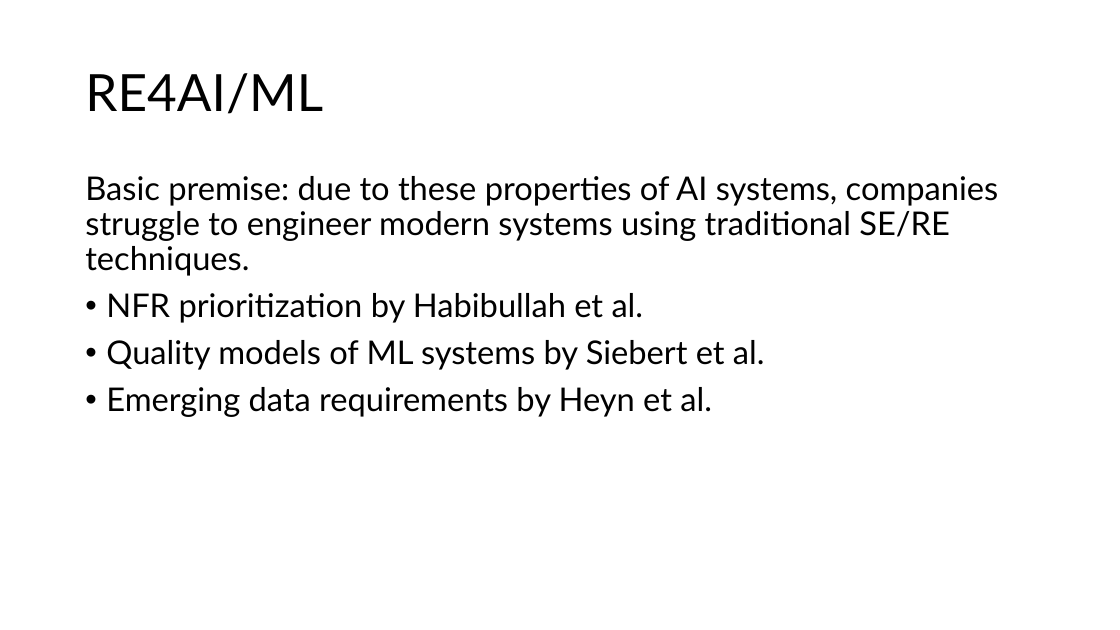
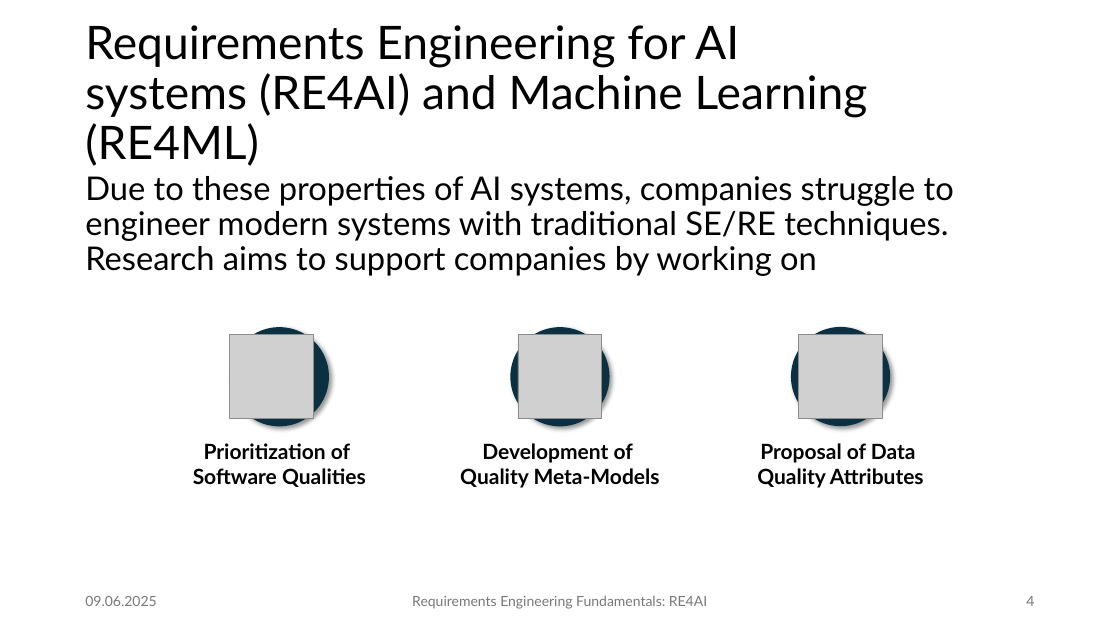
Before and after one commit to JulianFrattini/seminar-refun, a slide deck: slide 4 of slides/re4ai/seminar-refun-re4ai.pptx. Drawn at 1120x630 pixels with LibreOffice and Linux fonts; fonts in the diff are those of the drawing; grey boxes stand for pictures; background and template pictures are left out. Boxes give left, top, right and bottom in pixels: in the first picture for what was removed or moved away, otherwise in the second. Text is boxed around its words. In the diff, an @@ line names an element or a change of style, - is before the commit and + after.

```diff
--- a/slides/re4ai/seminar-refun-re4ai.pptx
+++ b/slides/re4ai/seminar-refun-re4ai.pptx
@@ title at (85, 25, 868, 166): text changed; size 44 to 39.6 pt @@
-RE4AI/ML
+Requirements Engineering for AI
+systems (RE4AI) and Machine Learning (RE4ML)
@@ text at (85, 176, 954, 276): text changed @@
-Basic premise: due to these properties of AI systems, companies struggle to engineer modern systems using traditional SE/RE techniques.
-• NFR prioritization by Habibullah et al.
-• Quality models of ML systems by Siebert et al.
-• Emerging data requirements by Heyn et al.
+Due to these properties of AI systems, companies struggle to engineer modern systems with traditional SE/RE techniques. Research aims to support companies by working on
@@ ellipse added at (230, 327, 329, 426), fill #0B3041 @@
@@ ellipse added at (511, 327, 610, 426), fill #0B3041 @@
@@ ellipse added at (791, 327, 891, 426), fill #0B3041 @@
@@ picture added at (230, 334, 314, 418) @@
@@ picture added at (518, 335, 602, 419) @@
@@ picture added at (799, 334, 883, 418) @@
@@ text added at (193, 443, 366, 487), 18 pt, text #000000, bold @@
+Prioritization of
+Software Qualities
@@ text added at (460, 443, 660, 488), 18 pt, text #000000, bold @@
+Development of
+Quality Meta-Models
@@ text added at (757, 443, 924, 488), 18 pt, text #000000, bold @@
+Proposal of Data
+Quality Attributes
@@ text added at (85, 596, 156, 606), 12 pt, text #797979 @@
+09.06.2025
@@ text added at (412, 596, 707, 609), 12 pt, text #797979 @@
+Requirements Engineering Fundamentals: RE4AI
@@ page number added at (1026, 596, 1034, 606), 12 pt, text #797979 @@
+4
```
Also in this commit, not shown: 2 other slides changed, 7 slides added, 4 slides removed, 1 other file.
